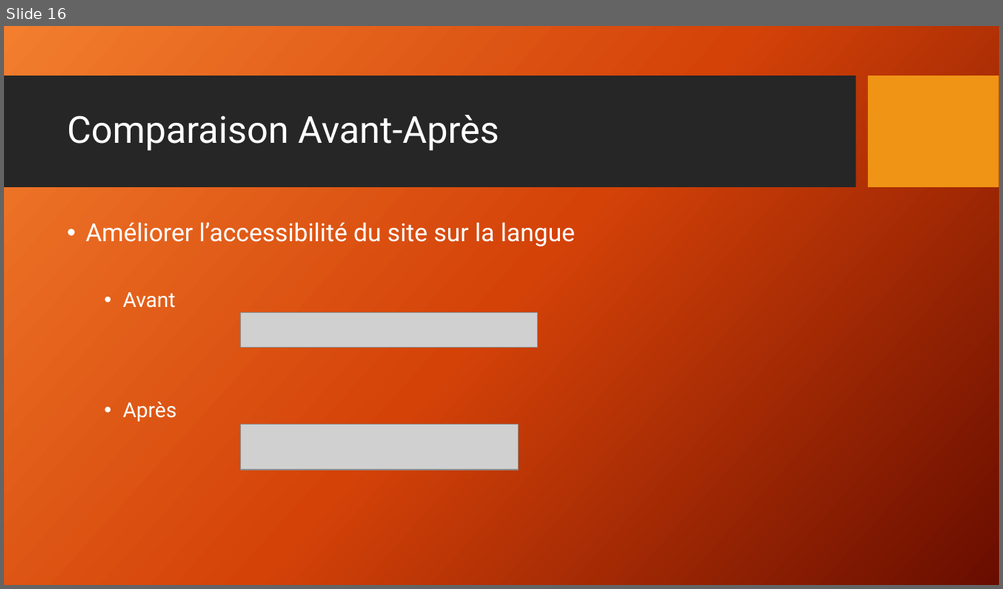
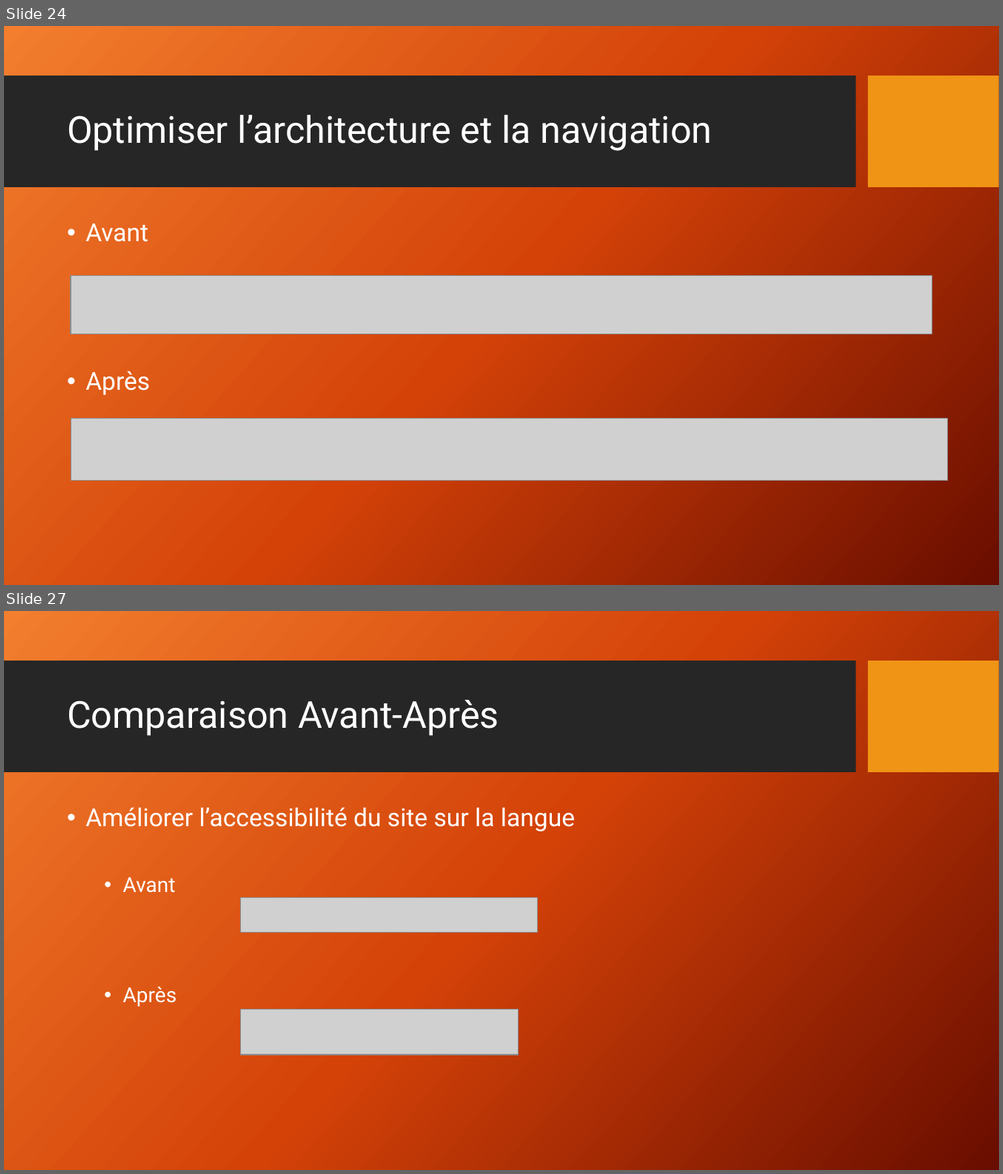
Before and after one commit to RichardZ1/Projet4_Referencement, a slide deck: Les 10 recommandations+Comparaison.pptx. Shown one above the other, each under a label of ours: slide 16 before the commit, slides 24 and 27 after it; the slides between them are not shown. The pictures are 1003x589 and 1003x1174 pixels, drawn with LibreOffice and Linux fonts; fonts in the diff are those of the drawing; grey boxes stand for pictures; background and template pictures are left out. Boxes give left, top, right and bottom in pixels: in the first picture for what was removed or moved away, otherwise in the second. Text is boxed around its words. In the diff, an @@ line names an element or a change of style, - is before the commit and + after.

Commit message:
Correction après Validation W3C

```diff
--- a/Les 10 recommandations+Comparaison.pptx
+++ b/Les 10 recommandations+Comparaison.pptx
@@ slide 24 added at (4, 26, 999, 585), background picture (left out); not listed: 2 template elements that a slide beside it also shows @@
@@ title added at (67, 115, 711, 151), 36 pt, text #FFFFFF @@
+Optimiser l’architecture et la navigation
@@ text added at (85, 224, 150, 395), 24 pt, text #FFFFFF @@
+• Avant
+• Après
@@ picture added at (71, 276, 932, 334) @@
@@ picture added at (71, 419, 947, 481) @@
@@ what was slide 16 is now slide 27 @@
```
Also in this commit, not shown: 2 slides changed, 12 other slides added, 2 slides removed, 1 other file.
